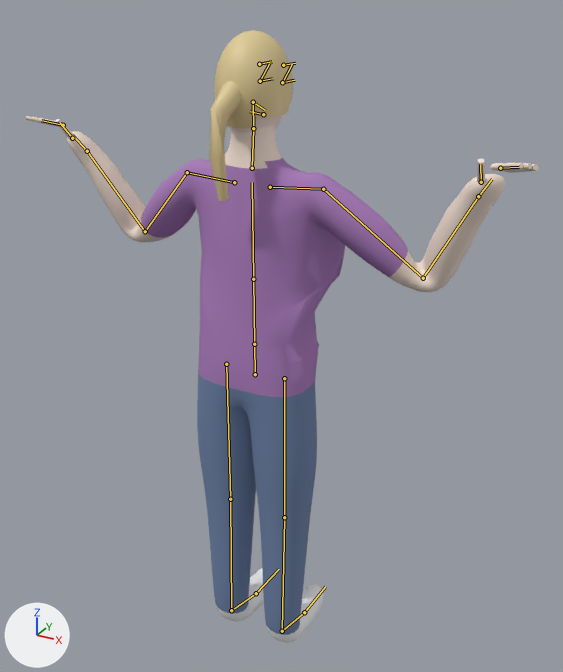
Two versions of the glTF model characters/stranger_c.glb, one commit apart.
Rendered twice from a 50 mm camera at (0.875, -1.458, 1.694) aimed at (0.021, 0.094, 0.918). The lights are fixed; the arrows at lower left show +X, +Y and +Z. The older version comes first. Both versions are drawn at frame 0 of the action 'arms_cross'; the numbers are the values there. The bones that change, and the others that lie on the model, are drawn over the model as lines.

Objects in the first picture: 'stranger_c_Mesh'.
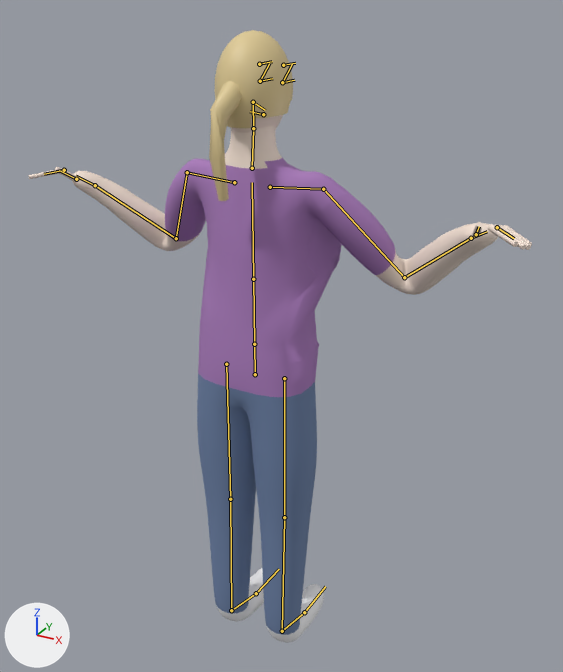
The change, as a diff of the scene's bpy script:
```diff
--- a/characters/stranger_c.glb.py
+++ b/characters/stranger_c.glb.py
@@ bone_upperarm_l @@
 bone_upperarm_l = bpy.data.objects['Armature'].pose.bones['UpperArm.L']  # child of 'Shoulder.L'
-bone_upperarm_l.rotation_quaternion = (0.832, 0.212, -0.51, -0.052)  # degrees (46, -56, -33)
+bone_upperarm_l.rotation_quaternion = (0.772, 0.141, -0.586, -0.201)  # degrees (59, -58, -64)
@@ bone_upperarm_r @@
 bone_upperarm_r = bpy.data.objects['Armature'].pose.bones['UpperArm.R']  # child of 'Shoulder.R'
-bone_upperarm_r.rotation_quaternion = (0.832, 0.212, 0.51, 0.052)  # degrees (46, 56, 33)
+bone_upperarm_r.rotation_quaternion = (0.772, 0.141, 0.586, 0.201)  # degrees (59, 58, 64)
```

What differs and where, as boxes [x1, y1, x2, y2] in the pictures (563 x 672 px):
'stranger_c_Mesh', posed: before [26, 30, 539, 643]; after [28, 30, 532, 643]
bone 'UpperArm.L', root to tip: before (187, 172) to (145, 231); after (187, 172) to (176, 238)
bone 'UpperArm.R', root to tip: before (323, 189) to (423, 278); after (323, 189) to (404, 277)
